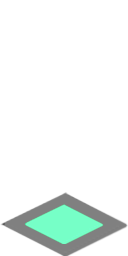
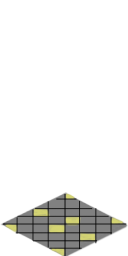
Layer changes from the first 128x256 image to the second:
added group "Lightning" with 5 layers above "Plate" over left=3, top=193, right=127, bottom=256
added layer "Layer 5" in group "Lightning" over left=3, top=194, right=127, bottom=256
added layer "Layer 6" in group "Lightning" over left=4, top=193, right=124, bottom=256
hid group "Plate" (4 layers) over left=23, top=204, right=104, bottom=244
"Layer 4 copy 3": opacity 65% → 20% over left=23, top=204, right=104, bottom=244
